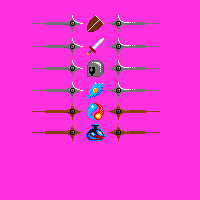
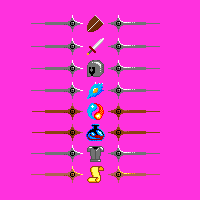
Two versions of the same layered image (200×200). Layer-by-layer changes:
painted on "Background" over [31, 145, 160, 183]
